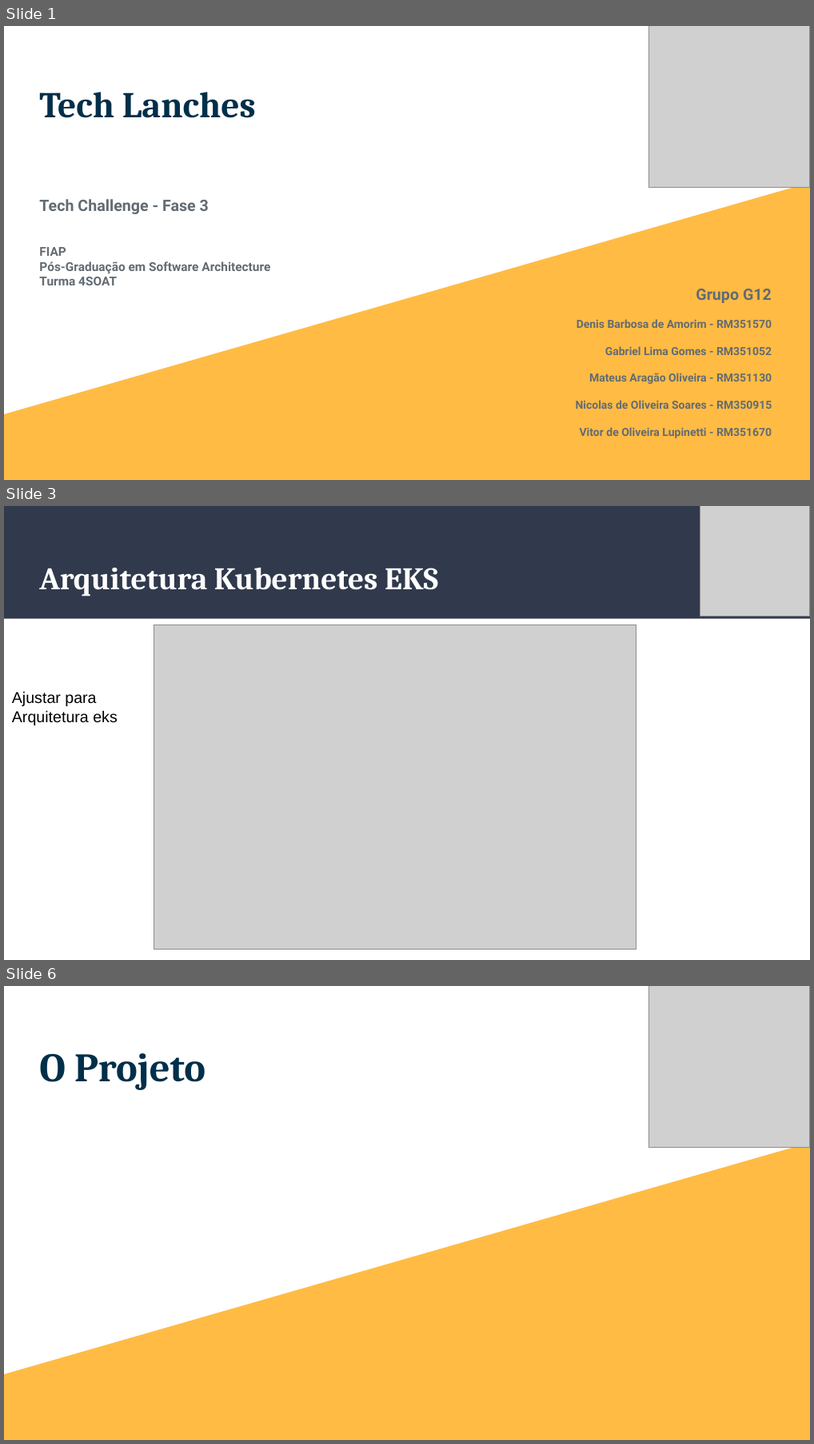
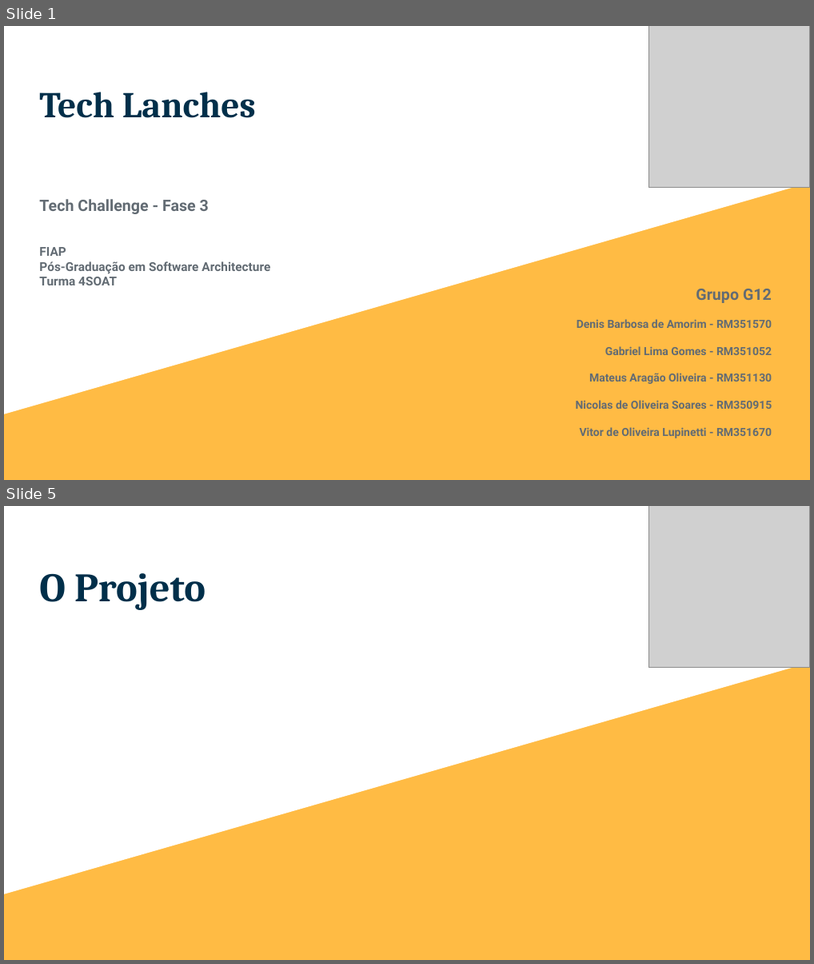
Before and after one commit to g12-4soat/techlanches-api, a slide deck: docs/Tech Lanches - Fase 3.pptx. Shown one above the other, each under a label of ours: slides 1, 3 and 6 before the commit, slides 1 and 5 after it; the slides between them are not shown. The pictures are 814x1444 and 814x964 pixels, drawn with LibreOffice and Linux fonts; fonts in the diff are those of the drawing; grey boxes stand for pictures. Boxes give left, top, right and bottom in pixels: in the first picture for what was removed or moved away, otherwise in the second. Text is boxed around its words. In the diff, an @@ line names an element or a change of style, - is before the commit and + after.

```diff
--- a/docs/Tech Lanches - Fase 3.pptx
+++ b/docs/Tech Lanches - Fase 3.pptx
@@ slide 3 removed at bbox=[4, 506, 810, 960], background #FFFFFF @@
@@ rectangle removed at bbox=[4, 506, 810, 619] @@
@@ picture removed at bbox=[700, 506, 810, 616] @@
@@ title removed at bbox=[39, 567, 438, 596] @@
-Arquitetura Kubernetes EKS
@@ picture removed at bbox=[154, 624, 636, 949] @@
@@ text removed at bbox=[12, 691, 118, 725] @@
-Ajustar para
-Arquitetura eks
@@ what was slide 6 is now slide 5 @@
```
Also in this commit, not shown: 1 slide changed, 2 slides added, 3 other slides removed.
